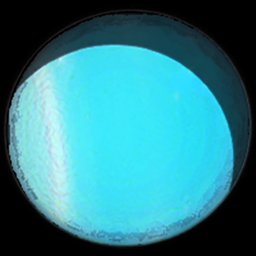
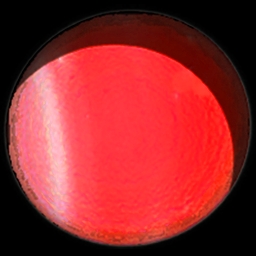
The second w=256, h=256 image is a revision of the first. Changes to its layers:
painted on "Layer 3" over [4, 10, 252, 247]
